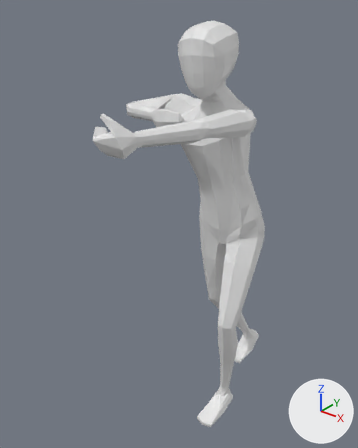
A saved change to the Blender file Assets/BlenderModels/MainCharacter.blend.
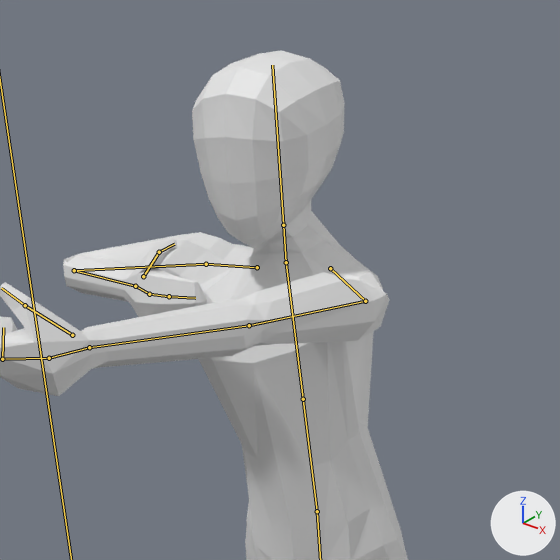
Each version is shown whole from a 50 mm lens placed at (1.145, -1.822, 2.033), pointed at (-0.192, -0.151, 0.997), then close up on the part from 28% to 91% of the width and 0% to 50% of the height. The lights are fixed; the arrows at lower right show +X, +Y and +Z. Both versions are drawn at frame 24 of the action 'ShootBackwards'; the numbers are the values there. The bones that bend it are drawn over the model as lines in the close-ups.
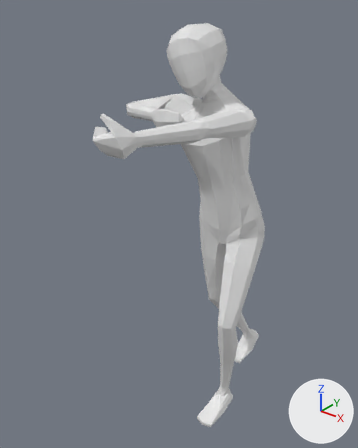
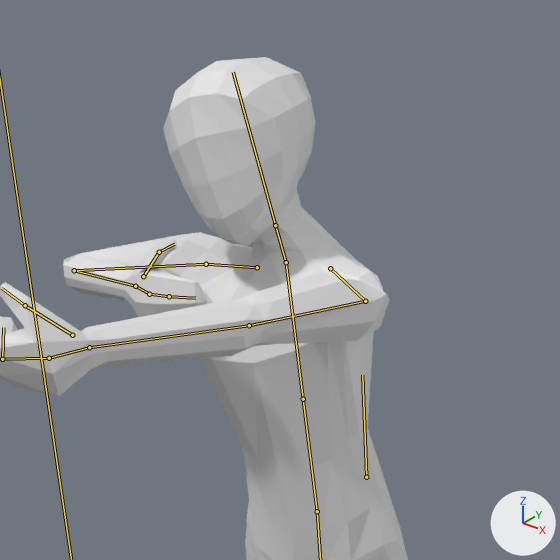
Pixel boxes (x1, y1, x2, y2) of what changed, in the close-ups (560 x 560 px):
'Cube', posed: before (0, 50, 408, 560); after (0, 57, 408, 560)
bone 'Neck', root to tip: before (286, 262) to (283, 225); after (286, 262) to (275, 225)

The change, as a diff of the scene's bpy script:
```diff
--- a/Assets/BlenderModels/MainCharacter.blend.py
+++ b/Assets/BlenderModels/MainCharacter.blend.py
@@ bone_neck @@
 bone_neck = bpy.data.objects['Armature'].pose.bones['Neck']  # child of 'Chest'
-bone_neck.rotation_quaternion = (0.999, 0.003, 0.005, -0.037)  # degrees (0, 1, -4)
+bone_neck.rotation_quaternion = (0.995, -0.012, 0.012, 0.098)  # degrees (-1, 1, 11)
```
